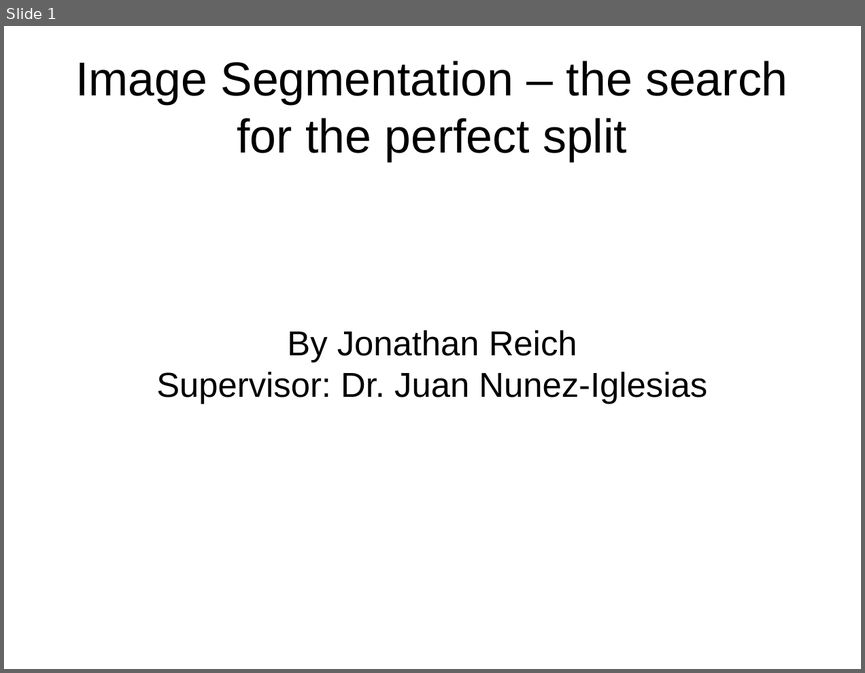
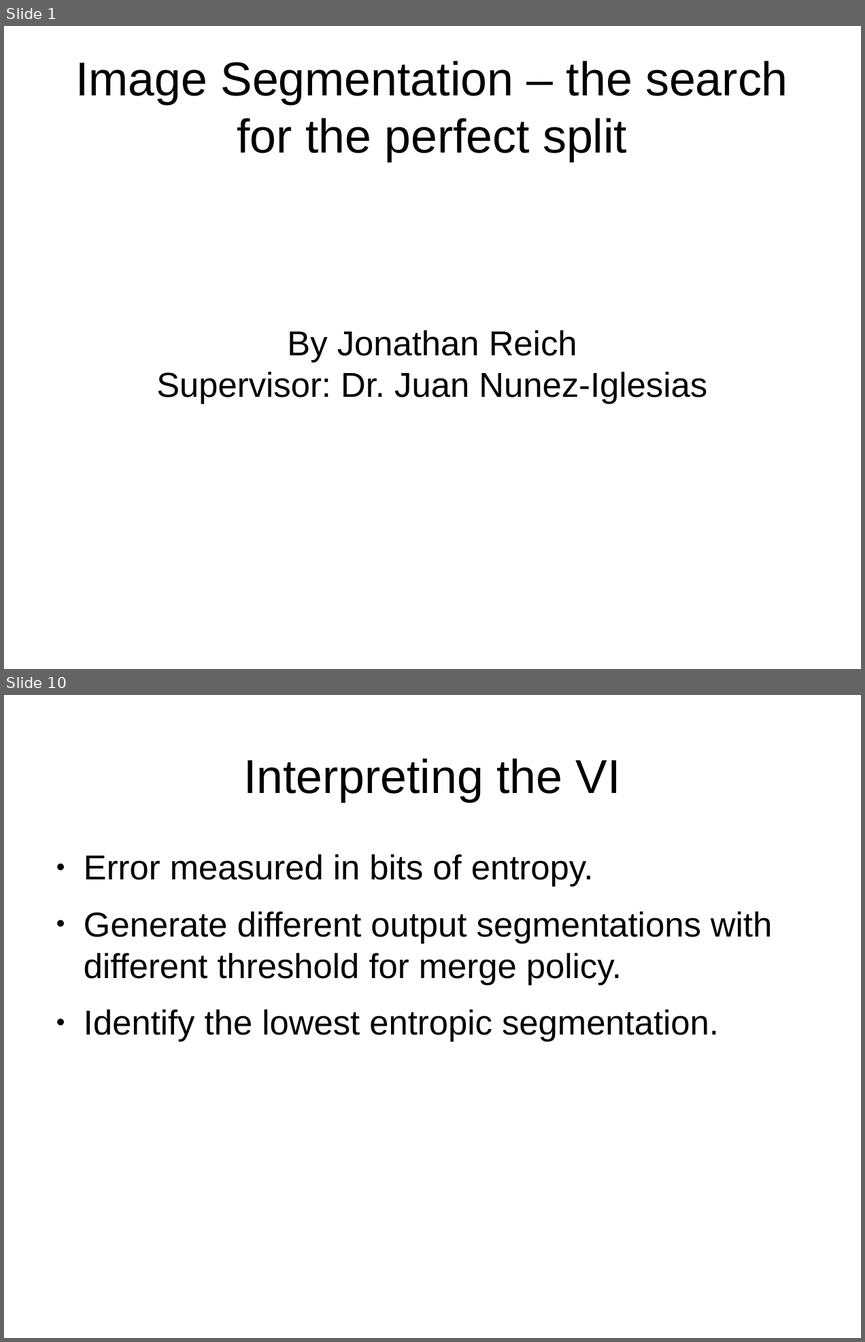
Before and after one commit to JohnnyTeutonic/view_all, a slide deck: Segmentation_Presentation.odp. Shown one above the other, each under a label of ours: slide 1 before the commit, slides 1 and 10 after it; the slides between them are not shown. The pictures are 865x673 and 865x1342 pixels, drawn with LibreOffice and Linux fonts; fonts in the diff are those of the drawing. Boxes give left, top, right and bottom in pixels: in the first picture for what was removed or moved away, otherwise in the second. Text is boxed around its words. In the diff, an @@ line names an element or a change of style, - is before the commit and + after.

```diff
--- a/Segmentation_Presentation.odp
+++ b/Segmentation_Presentation.odp
@@ slide 10 added at (x1=4, y1=695, x2=861, y2=1338), background #FFFFFF @@
@@ title added at (x1=243, y1=758, x2=621, y2=802), 44 pt, text #000000 @@
+Interpreting the VI
@@ text added at (x1=84, y1=854, x2=772, y2=1042), 32 pt, text #000000 @@
+● Error measured in bits of entropy.
+● Generate different output segmentations with different threshold for merge policy.
+● Identify the lowest entropic segmentation.
```
Also in this commit, not shown: 8 other slides added, 2 slides removed.
